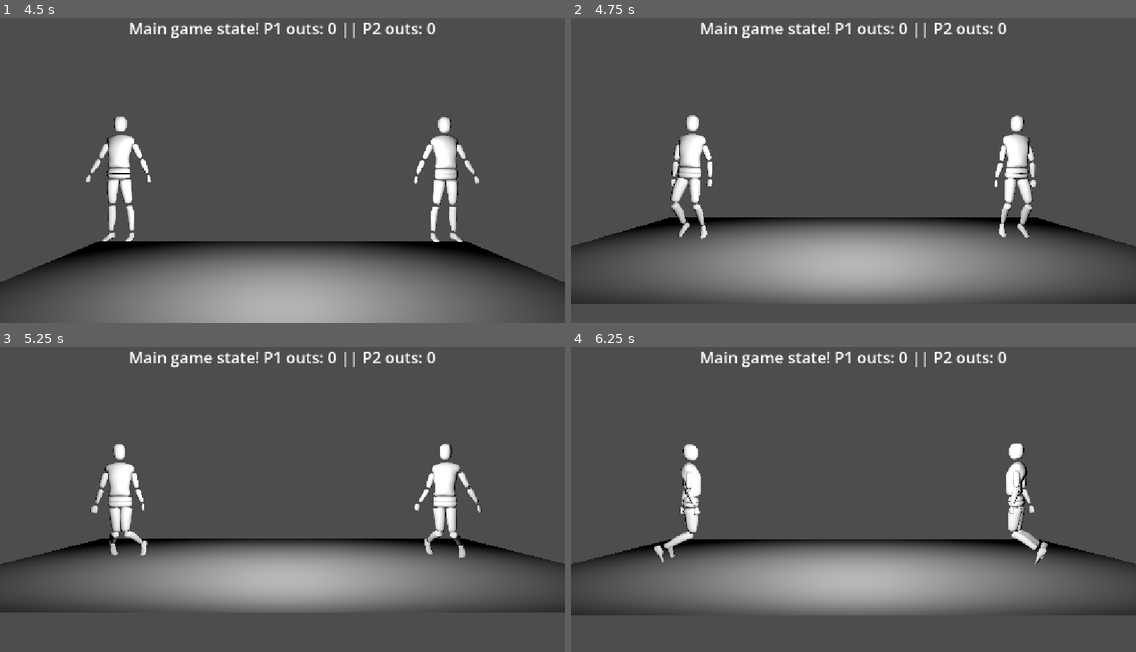
Above: before the commit, frames 1-4 (two rows, left to right).
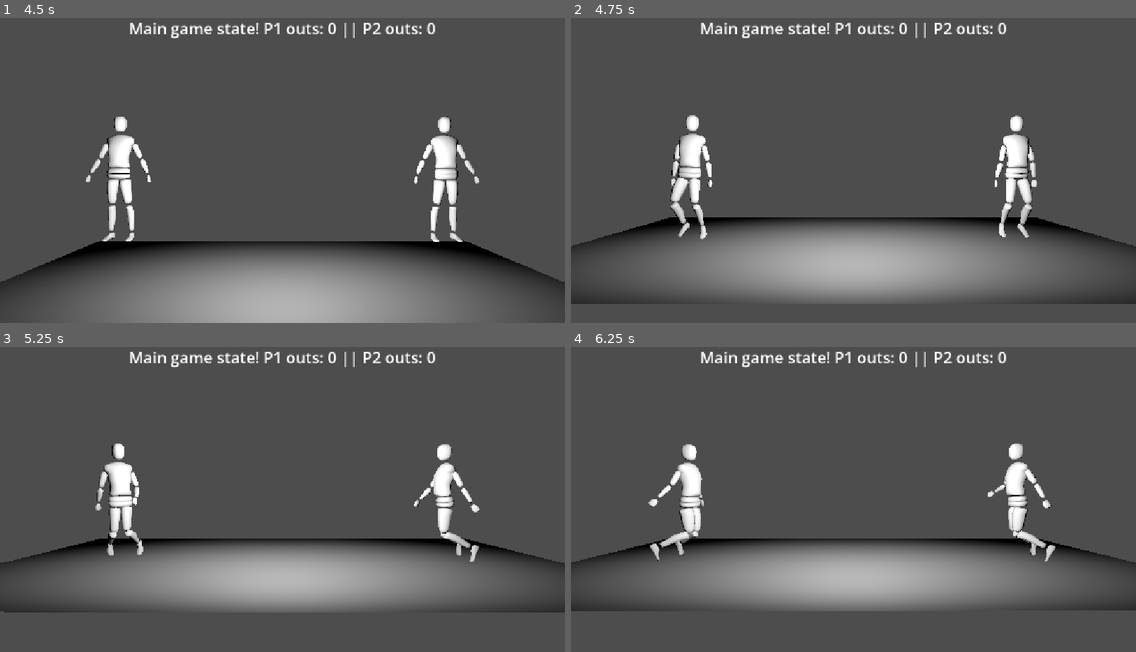
Above: after the commit, the same moments.

Repository: The-MEDINA/SNAP-back
Game: Godot game, scene res://Scenes/controlsTesting.tscn
The game is run twice, just before and just after one commit, with the same random seed, the same clock (stepped at 60 frames per second) and the same inputs.
Inputs:
- Up to frame 1 (4.5 s): tap Enter at 0.5 s; hold D (LeftThumbstickRight) 0.53-1.28 s; tap 3 (DebugStart) at 1.25 s; hold 1 (DebugPlayer1Down) 1.28-2.03 s; hold D (LeftThumbstickRight) 2.03-2.78 s; hold W (LeftThumbstickUp) 2.78-3.53 s; hold S (LeftThumbstickDown) from 3.53 s (still down)
- Up to frame 2 (4.75 s): keep holding S (LeftThumbstickDown)
- Up to frame 3 (5.25 s): release S (LeftThumbstickDown) at 5.03 s; hold 1 (DebugPlayer1Down) from 5.03 s (still down)
- Up to frame 4 (6.25 s): release 1 (DebugPlayer1Down) at 5.78 s; hold D (LeftThumbstickRight) from 5.78 s (still down)

Frame 1 is identical in both runs. In frame 2, 0.4% of the frame differs, in the area x 4-96%, y 31-73%; in frame 3, 2.0%; in frame 4, 2.5%, in the area x 0-100%, y 31-88%.

Commit message:
Better rotation, fixed flying when mid-air

Diff:
--- a/snap-back/Scripts/characterController.gd
+++ b/snap-back/Scripts/characterController.gd
@@ -5,12 +5,12 @@
 @export var calfMovementStrength = 5.0
 @export var heightToRunMaintenance = 0.83
 @export var uprightMaintenanceStrength = 25.0
-@export var rotationSpeed = 15.0
-@export var rotationDamping = 100.0
+@export var rotationSpeed = 10.0
+@export var rotationDamping = 300.0
 @export var bodyDamping = 0.7
 
 # Movement values
-@export var upwardCalfMovementMultiplier = 1.25
+@export var upwardCalfMovementMultiplier = 1.5
 @export var upwardCalfSplitMovementMultiplier = 0.5
 @export var calfMovementMultiplier = 250.0
 @export var calfSplitMovementMultiplier = 15.0
@@ -77,6 +77,9 @@
 
 # Camera for making input relative
 var camera: Camera3D
+
+# Misc
+var grounded: bool
 
 # Called when the node enters the scene tree for the first time.
 func _ready() -> void:
@@ -119,17 +122,16 @@
 	query.collision_mask = 8
 	var space = get_world_3d().direct_space_state
 	var result = space.intersect_ray(query)
-	if result:
+	grounded = result.size() > 0
+	if grounded:
 		if !splitPlayers:
 			_keepUpright()
 			_reduceMovement()
 			_rotateTowardTarget(otherPlayer.global_position, delta)
 			_setTopTransform()
-		else:
-			_tryReconnect(delta)
-		_handlePlayerInput(delta, true)
-	else:
-		_handlePlayerInput(delta, false)
+	_handlePlayerInput(delta)
+	if splitPlayers:
+		_tryReconnect(delta)
 	# Update safety timer if need be
 	if safetyTimer > 0.0:
 		safetyTimer -= delta
@@ -162,6 +164,7 @@
 	bottomJoint.linear_velocity *= bodyDamping
 
 # Rotate parent toward the target Vector3
+# THIS IS CAUSING THE CHARACTER TO FLY WHEN MID-AIR
 func _rotateTowardTarget(target: Vector3, delta: float) -> void:
 	# Get target direction
 	var targetDirection = target - global_position
@@ -175,16 +178,13 @@
 	var axis = Vector3.UP
 	var angle = atan2(forward.cross(targetDirection).y, forward.dot(targetDirection))
 	var correction = angle * rotationSpeed
-	# Add rotational velocity
-	topJoint.angular_velocity += axis * correction
-	# Remove rotational velocity to prevent too much spinning
-	topJoint.angular_velocity -= axis * topJoint.angular_velocity.y * rotationDamping * delta
-	# If angular velocity is opposite direction of angle, apply angular velocity
-	if (topJoint.angular_velocity.y >= 0 && angle < 0) || (topJoint.angular_velocity.y < 0 && angle >= 0):
-		topJoint.angular_velocity -= axis * topJoint.angular_velocity.y * rotationSpeed
+	# Add rotational velocity, remove some rotational velocity to prevent too much spinning
+	var rotationChange = (axis * correction) - (axis * topJoint.angular_velocity.y * rotationDamping * delta)
+	topJoint.angular_velocity += rotationChange
+	bottomJoint.angular_velocity -= rotationChange
 
 # Get inputs and apply to limbs
-func _handlePlayerInput(delta: float, grounded: bool) -> void:
+func _handlePlayerInput(delta: float) -> void:
 	# Read thumbstick inputs
 	var topRightThumbstick = Vector2(Input.get_joy_axis(topController, JOY_AXIS_RIGHT_X),-Input.get_joy_axis(topController, JOY_AXIS_RIGHT_Y))
 	var topLeftThumbstick = Vector2(Input.get_joy_axis(topController, JOY_AXIS_LEFT_X),-Input.get_joy_axis(topController, JOY_AXIS_LEFT_Y))
